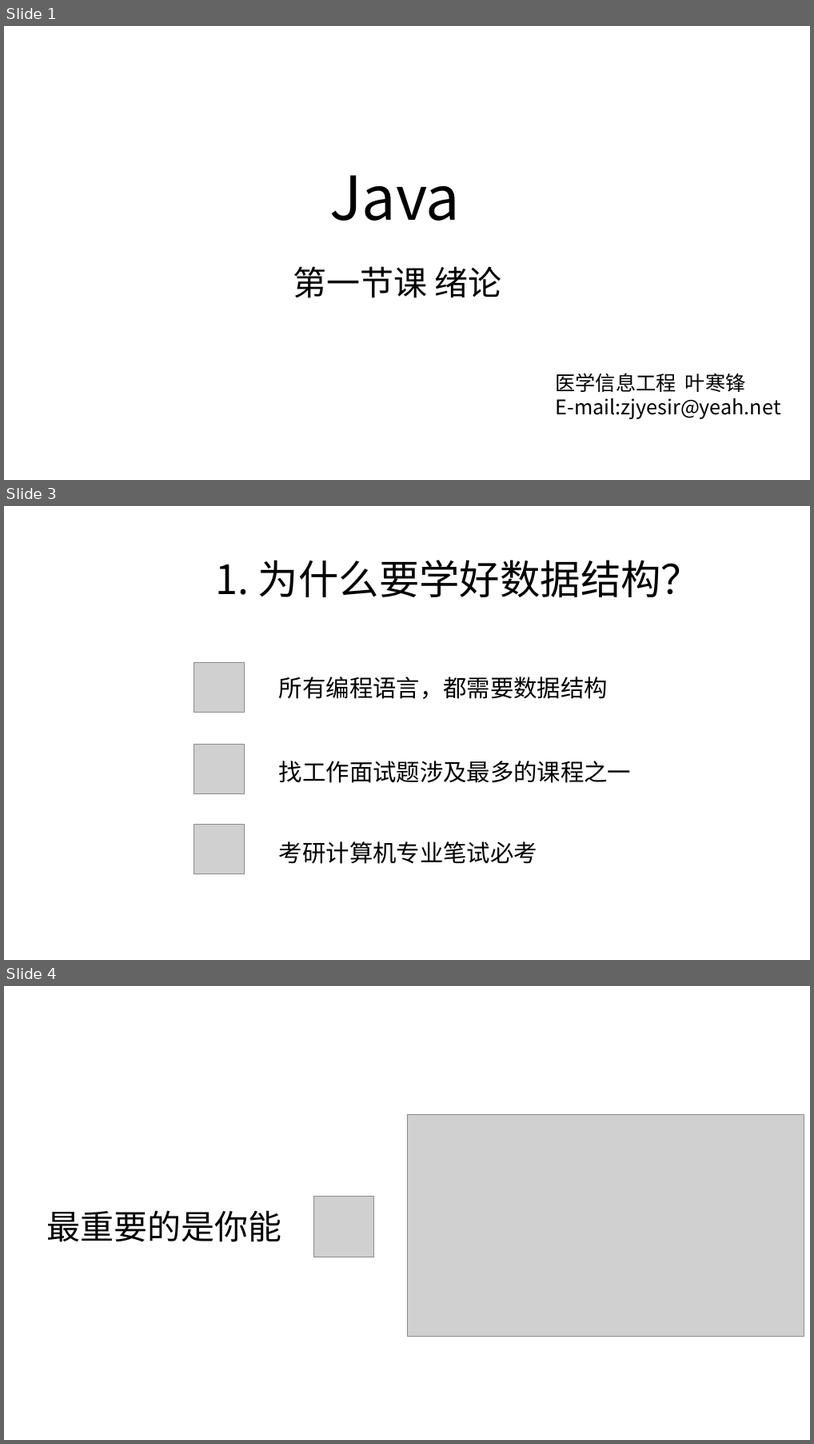
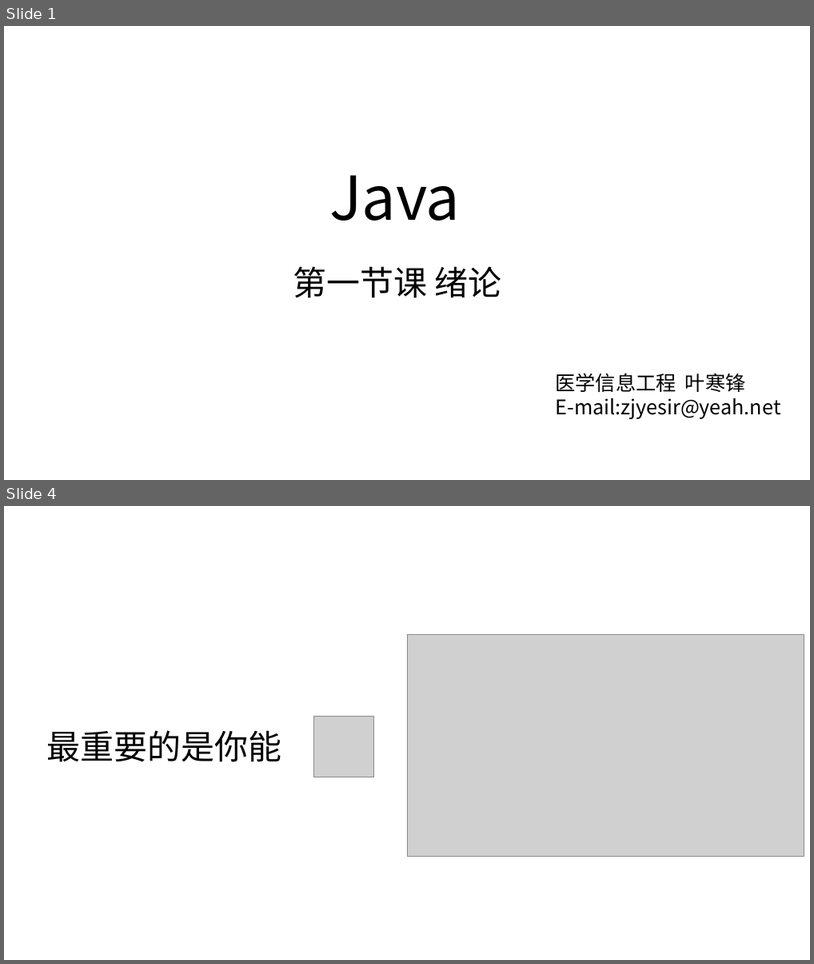
Before and after one commit to zjyesir/hmc_java_1, a slide deck: 1.1绪论.pptx. Shown one above the other, each under a label of ours: slides 1, 3 and 4 before the commit, slides 1 and 4 after it; the slides between them are not shown. The pictures are 814x1444 and 814x964 pixels, drawn with LibreOffice and Linux fonts; fonts in the diff are those of the drawing; grey boxes stand for pictures; background and template pictures are left out. Boxes give left, top, right and bottom in pixels: in the first picture for what was removed or moved away, otherwise in the second. Text is boxed around its words. In the diff, an @@ line names an element or a change of style, - is before the commit and + after.

```diff
--- a/1.1绪论.pptx
+++ b/1.1绪论.pptx
@@ slide 3 removed at [4,506,810,960], background picture (left out) @@
@@ text removed at [216,560,702,597] @@
-1. 为什么要学好数据结构？
@@ picture removed at [194,662,244,712] @@
@@ text removed at [279,676,608,699] @@
-所有编程语言，都需要数据结构
@@ picture removed at [194,744,244,794] @@
@@ text removed at [279,760,631,783] @@
-找工作面试题涉及最多的课程之一
@@ picture removed at [194,824,244,874] @@
@@ text removed at [279,841,538,864] @@
-考研计算机专业笔试必考
```
Also in this commit, not shown: 8 slides added, 3 other slides removed, 1 other file.
